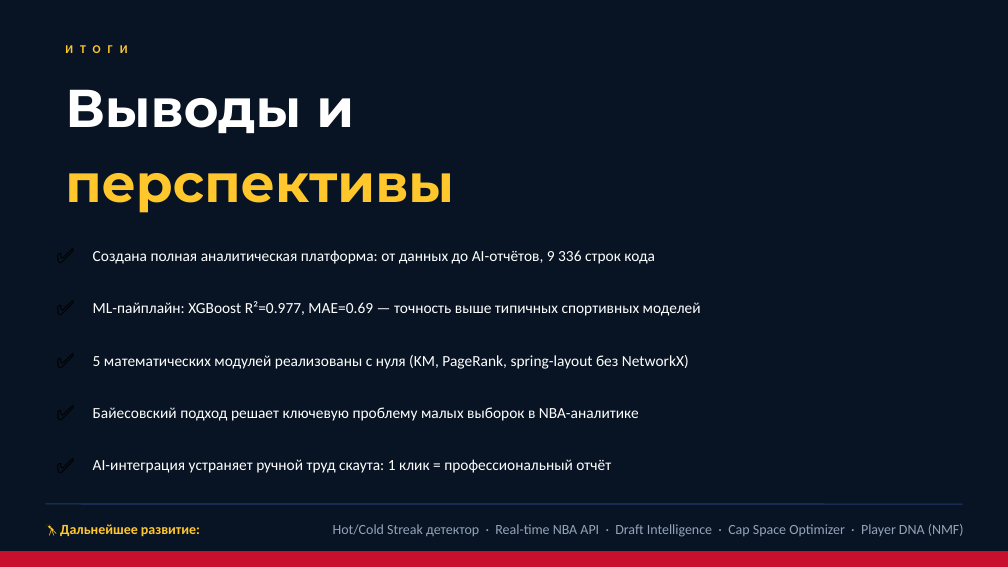
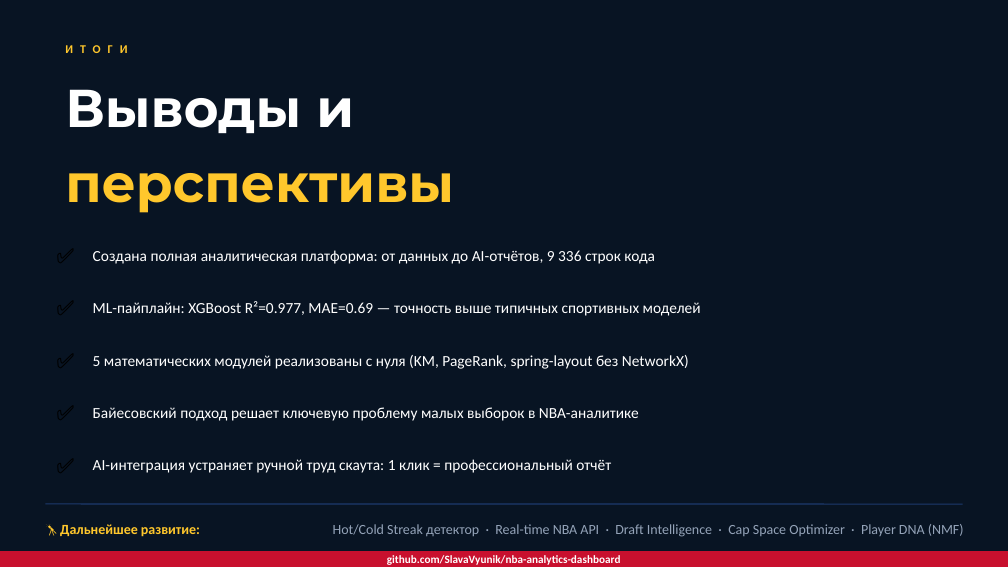
Before and after one commit to SlavaVyunik/nba-analytics-dashboard, a slide deck: slide 30 of NBA_Analytics_Presentation_FULL.pptx. Drawn at 1008x567 pixels with LibreOffice and Linux fonts; fonts in the diff are those of the drawing. Boxes give left, top, right and bottom in pixels: in the first picture for what was removed or moved away, otherwise in the second. Text is boxed around its words. In the diff, an @@ line names an element or a change of style, - is before the commit and + after.

```diff
--- a/NBA_Analytics_Presentation_FULL.pptx
+++ b/NBA_Analytics_Presentation_FULL.pptx
@@ text added at (387,555,621,565), 8 pt, text #FFFFFF, bold @@
+github.com/SlavaVyunik/nba-analytics-dashboard
```
Also in this commit, not shown: 7 other slides changed.
